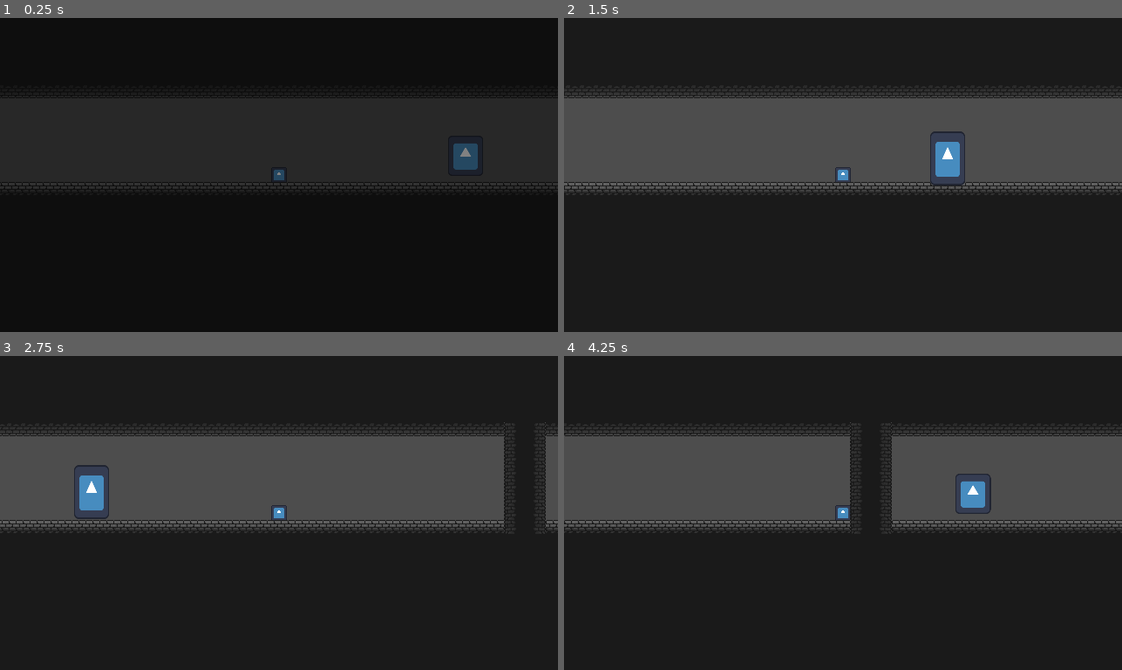
Above: before the commit, frames 1-4 (two rows, left to right).
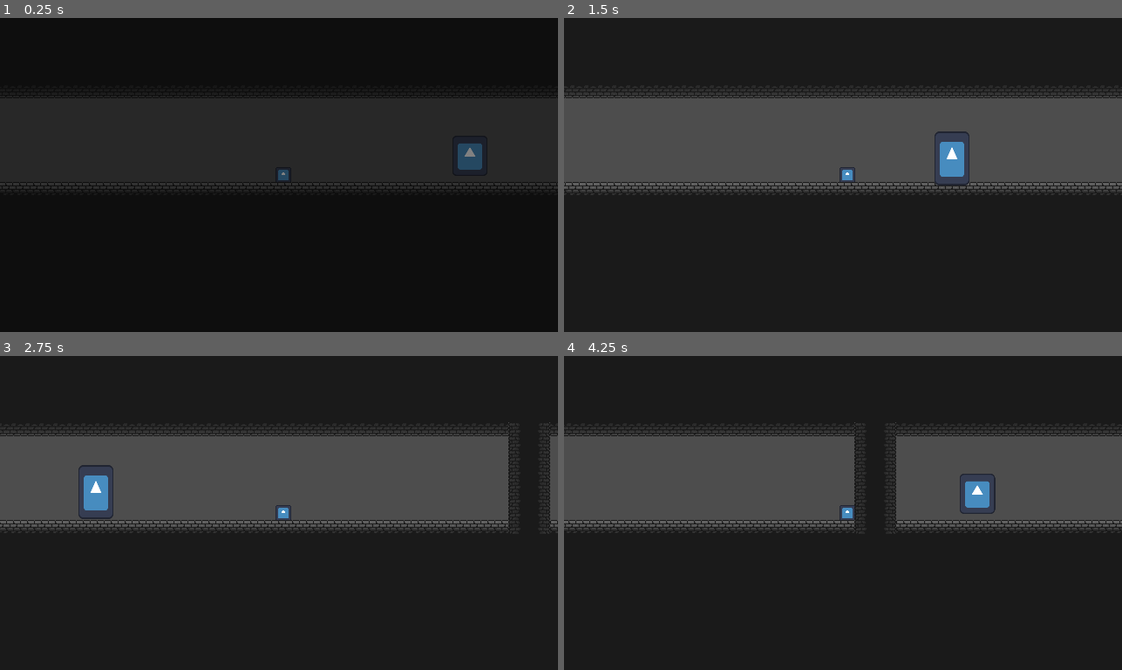
Above: after the commit, the same moments.

Repository: MatthewBL/Gates-and-Gems
Game: Godot game, scene res://scenes/level_manager/level_manager.tscn
Same seed, same stepped clock (60 frames per second), same inputs: the game is played once before the commit and once after it. The engine's default icon, where the game draws it, is replaced by a stand-in: a white triangle on a blue panel in a dark square.
Inputs:
- Up to frame 1 (0.25 s): no input
- Up to frame 2 (1.5 s): tap Enter (ui_accept) at 0.5, 0.77 s; hold Right (ui_right) from 0.53 s (still down); tap E (interact) at 0.6, 1.35 s
- Up to frame 3 (2.75 s): tap Enter (ui_accept) at 1.52 s; release Right (ui_right) at 2.03 s; hold Left (ui_left) from 2.03 s (still down); tap E (interact) at 2.1 s
- Up to frame 4 (4.25 s): release Left (ui_left) at 2.78 s; hold Right (ui_right) from 2.78 s (still down); tap E (interact) at 2.85, 3.6 s; tap Enter (ui_accept) at 3.02, 3.77 s

The runs differ from the first frame. In frame 1, 0.9% of the frame differs, in the area x 0-100%, y 40-55%; in frame 2, 1.7%; in frame 3, 2.2%, in the area x 0-100%, y 21-57%; in frame 4, 2.2%.

Commit message:
Camera shake implemented

Diff:
--- /dev/null
+++ b/scenes/camera_2d.gd
@@ -0,0 +1,15 @@
+class_name ShakeCamera
+extends Camera2D
+
+@onready var animation_player = $AnimationPlayer
+
+# Called when the node enters the scene tree for the first time.
+func _ready() -> void:
+	pass # Replace with function body.
+
+# Called every frame. 'delta' is the elapsed time since the previous frame.
+func _process(delta: float) -> void:
+	pass
+
+func shake():
+	animation_player.play("shake")
--- a/scenes/player.tscn
+++ b/scenes/player.tscn
@@ -2,9 +2,46 @@
 
 [ext_resource type="Script" uid="uid://whdndtkbkkg4" path="res://player_movement.gd" id="1_g2els"]
 [ext_resource type="Texture2D" uid="uid://bbc2ec3j6wxfx" path="res://icon.svg" id="2_qhqgy"]
+[ext_resource type="Script" uid="uid://cryqnhm4bd1v" path="res://scenes/camera_2d.gd" id="3_qhqgy"]
 
 [sub_resource type="RectangleShape2D" id="RectangleShape2D_twkdg"]
 size = Vector2(16, 16)
+
+[sub_resource type="Animation" id="Animation_qhqgy"]
+length = 0.001
+tracks/0/type = "value"
+tracks/0/imported = false
+tracks/0/enabled = true
+tracks/0/path = NodePath("Camera2D:position")
+tracks/0/interp = 1
+tracks/0/loop_wrap = true
+tracks/0/keys = {
+"times": PackedFloat32Array(0),
+"transitions": PackedFloat32Array(1),
+"update": 0,
+"values": [Vector2(-5, 0)]
+}
+
+[sub_resource type="Animation" id="Animation_dqkch"]
+resource_name = "shake"
+tracks/0/type = "value"
+tracks/0/imported = false
+tracks/0/enabled = true
+tracks/0/path = NodePath("Camera2D:position")
+tracks/0/interp = 1
+tracks/0/loop_wrap = true
+tracks/0/keys = {
+"times": PackedFloat32Array(0, 0.25, 0.5, 0.75, 1),
+"transitions": PackedFloat32Array(1, 1, 1, 1, 1),
+"update": 0,
+"values": [Vector2(0, 0), Vector2(-5, 0), Vector2(0, 0), Vector2(5, 0), Vector2(0, 0)]
+}
+
+[sub_resource type="AnimationLibrary" id="AnimationLibrary_qlg0r"]
+_data = {
+&"RESET": SubResource("Animation_qhqgy"),
+&"shake": SubResource("Animation_dqkch")
+}
 
 [sub_resource type="RectangleShape2D" id="RectangleShape2D_s6nli"]
 size = Vector2(10, 9)
@@ -23,6 +60,13 @@
 shape = SubResource("RectangleShape2D_twkdg")
 
 [node name="Camera2D" type="Camera2D" parent="." unique_id=1569368740]
+position = Vector2(-5, 0)
+script = ExtResource("3_qhqgy")
+
+[node name="AnimationPlayer" type="AnimationPlayer" parent="Camera2D" unique_id=1862861774]
+root_node = NodePath("../..")
+libraries/ = SubResource("AnimationLibrary_qlg0r")
+speed_scale = 3.0
 
 [node name="QuicksandDetect" type="Area2D" parent="." unique_id=1775424178]
 collision_layer = 2
Not shown, added: Assets/Escenario/Elementos/gema.png.import
Not shown, added: Assets/Escenario/Elementos/puertas.png.import
Not shown, added: Assets/Escenario/Tileset/puertas.png.import
Not shown, added: scenes/camera_2d.gd.uid
